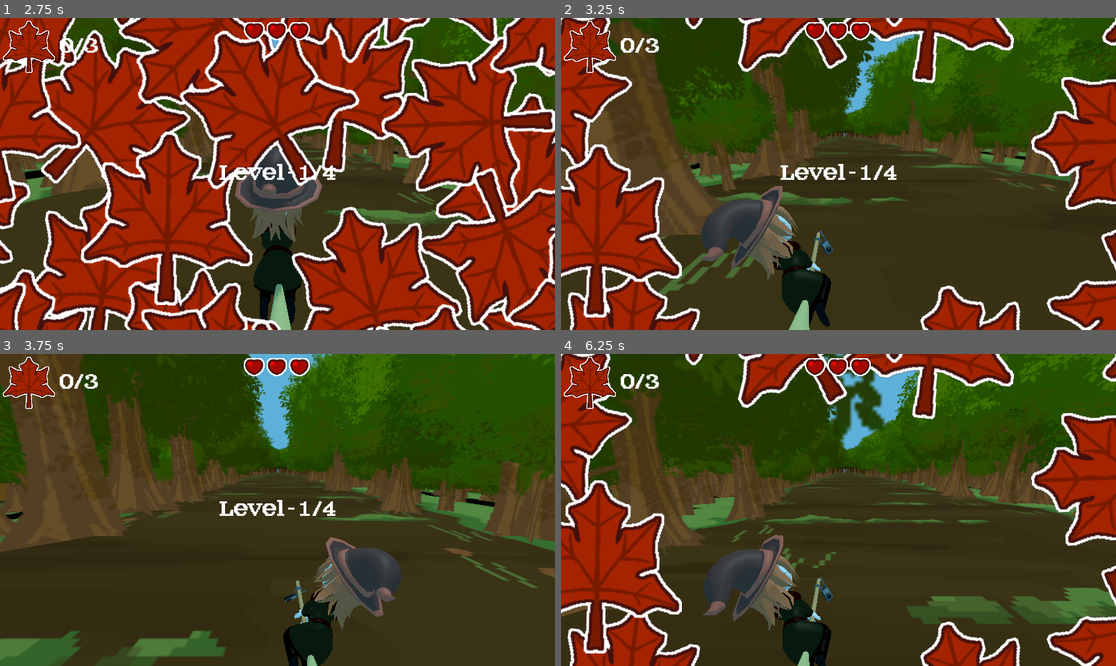
Above: before the commit, frames 1-4 (two rows, left to right).
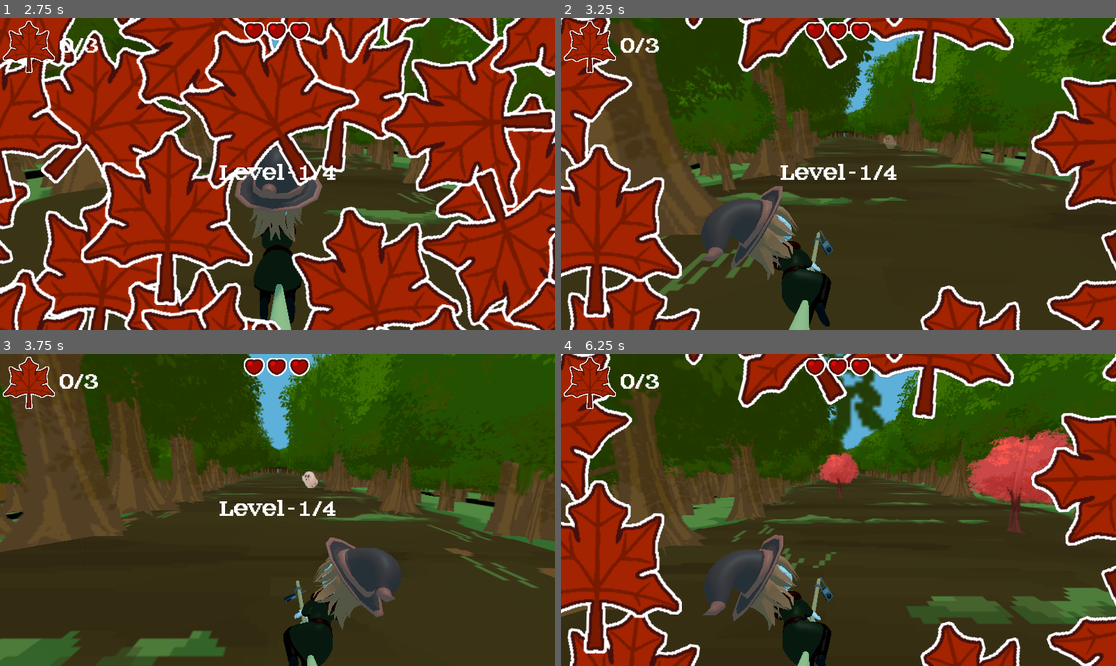
Above: after the commit, the same moments.

Repository: wewewer123/Cozy-Chaos-Fall-2025
Game: Godot game, scene res://scenes/game/GameHolder.tscn
Two runs of this game, one before a commit and one after it. Both use one fixed random seed, a clock stepped at 60 frames per second and the inputs below.
Inputs (mouse positions are in pixels of both pictures, inside the frame that each line leads up to):
- Up to frame 1 (2.75 s): tap Enter at 0.5 s; move the mouse to (399, 158) at 0.52 s; hold D (right) 0.53-1.25 s; tap T at 0.6 s; click (399, 158) at 0.67 s; click "start" at 1.25 s; click "start" at 2 s
- Up to frame 2 (3.25 s): move the mouse to (727, 189) at 2.77 s; hold A (left) from 2.78 s (still down); tap Y at 2.85 s
- Up to frame 3 (3.75 s): move the mouse to (333, 441) at 3.52 s; release A (left) at 3.53 s; hold D (right) from 3.53 s (still down); tap Tab at 3.6 s
- Up to frame 4 (6.25 s): move the mouse to (810, 572) at 4.27 s; tap T at 4.35 s; click (810, 572) at 4.42 s; move the mouse to (1005, 556) at 5.02 s; release D (right) at 5.03 s; hold A (left) from 5.03 s (still down); tap Y at 5.1 s; tap Escape (escape) at 5.65 s; move the mouse to (672, 463) at 5.77 s; tap Tab at 5.85 s

Frame 1 is identical in both runs. In frame 2, less than 0.1% of the frame differs, in the area x 58-61%, y 37-42%; in frame 3, 0.1%; in frame 4, 3.3%, in the area x 46-93%, y 23-58%.

Commit message:
Enables Radio Disables Tutorial

Diff:
--- a/scripts/game/game_manager.gd
+++ b/scripts/game/game_manager.gd
@@ -81,7 +81,7 @@
 			_playStream(radioLevel1)
 			await wait_audio_source_finished(radio_audio_source)
 			await get_tree().process_frame
-			await play_tutorial()
+			#await play_tutorial()
 			curr_lane_spawner.start_spawning()
 		game_states.LEVEL2:
 			_set_level2()
--- a/scripts/game/globals.gd
+++ b/scripts/game/globals.gd
@@ -14,7 +14,7 @@
 
 var object_spawn_distance:float = 60
 
-var debug_skip_radio = true
+var debug_skip_radio = false
 
 # Current spawning timer speeds
 #     Lv1: 1.0
Not shown: 1 places in tutorial_voice_lines.tres that only renumber resources
